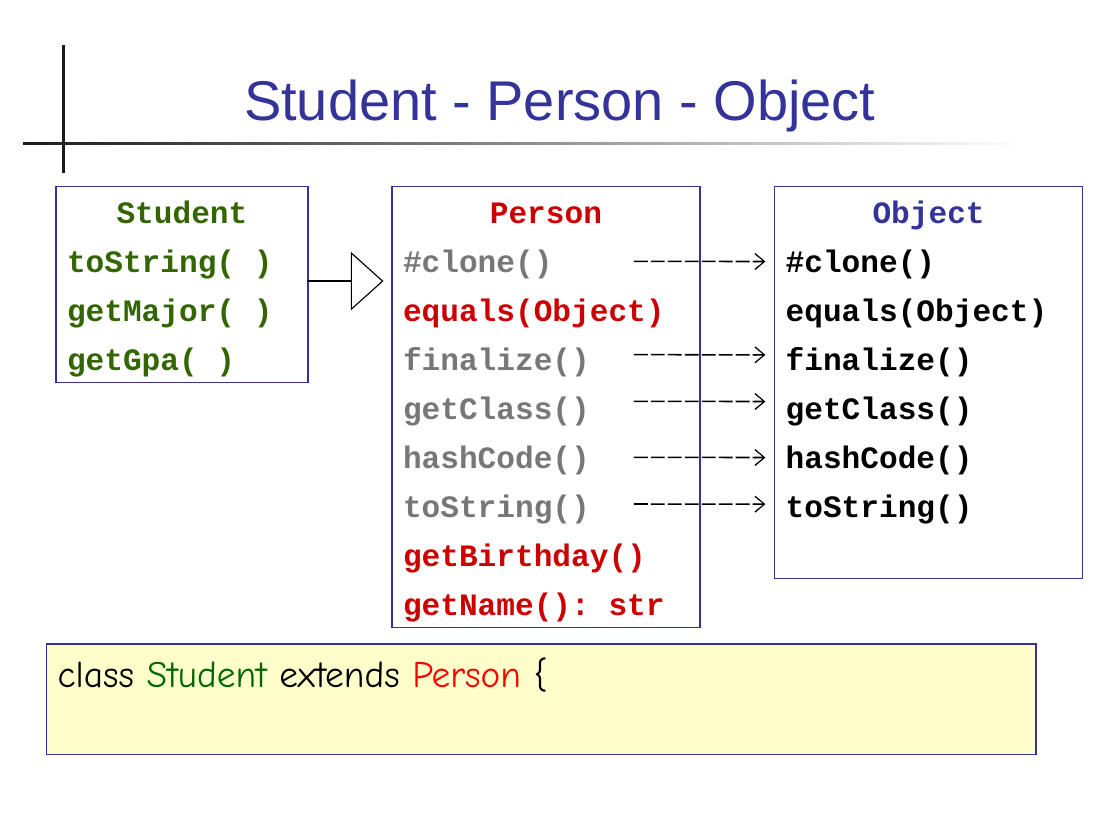
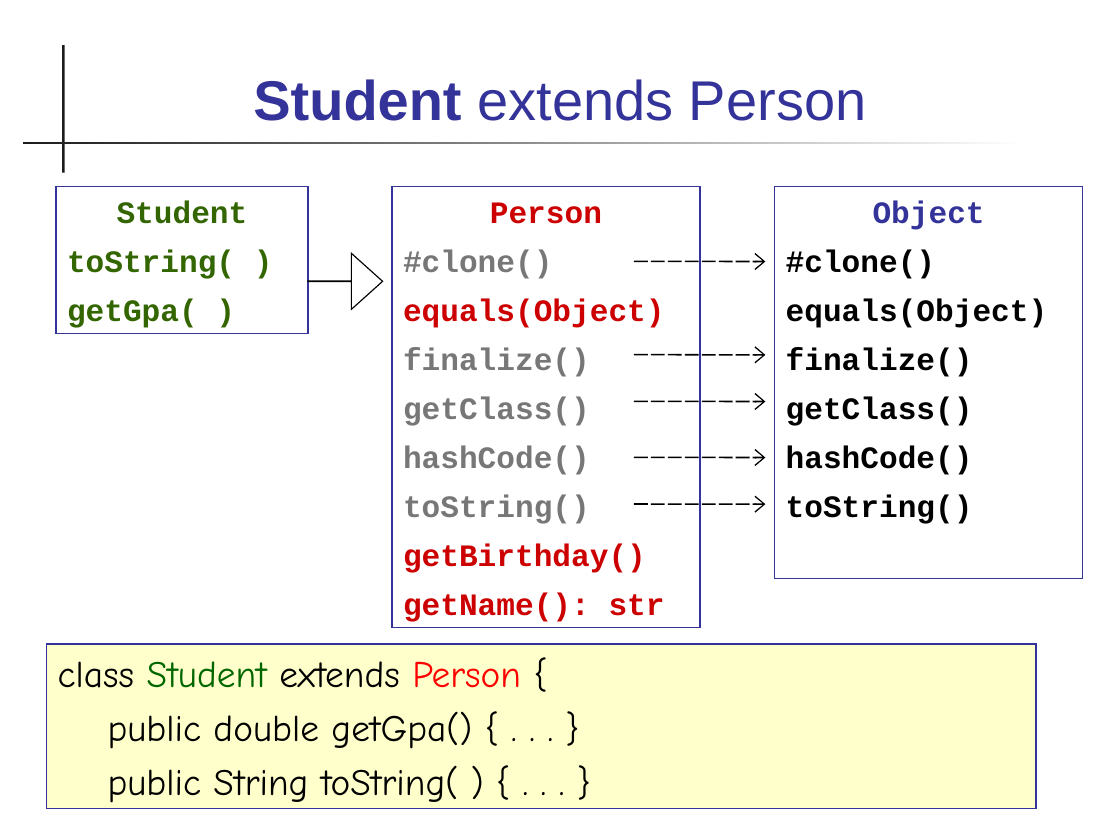
Before and after one commit to skeoop/skeoop.github.io, a slide deck: slide 5 of week1/4-Reference as Remote Control.ppt. Drawn at 1120x840 pixels with LibreOffice and Linux fonts; fonts in the diff are those of the drawing. Boxes give left, top, right and bottom in pixels: in the first picture for what was removed or moved away, otherwise in the second. Text is boxed around its words. In the diff, an @@ line names an element or a change of style, - is before the commit and + after.

```diff
--- a/week1/4-Reference as Remote Control.ppt
+++ b/week1/4-Reference as Remote Control.ppt
@@ title at (x1=253, y1=79, x2=866, y2=121): text changed @@
-Student - Person - Object
+Student extends Person
@@ rectangle "Student" resized from (x1=56, y1=187, x2=308, y2=383) to (x1=56, y1=187, x2=308, y2=334) @@
@@ text in rectangle at (x1=67, y1=299, x2=235, y2=328): paragraph removed @@
-getMajor( )
@@ rectangle "class Student extends Person {" resized from (x1=47, y1=644, x2=1036, y2=755) to (x1=47, y1=644, x2=1036, y2=809) @@
@@ text in rectangle at (x1=108, y1=711, x2=472, y2=803): paragraphs added @@
+public double getGpa() { . . . }
+public String toString( ) { . . . }
```
Also in this commit, not shown: 4 other slides changed, 1 slide added, 8 other files.
